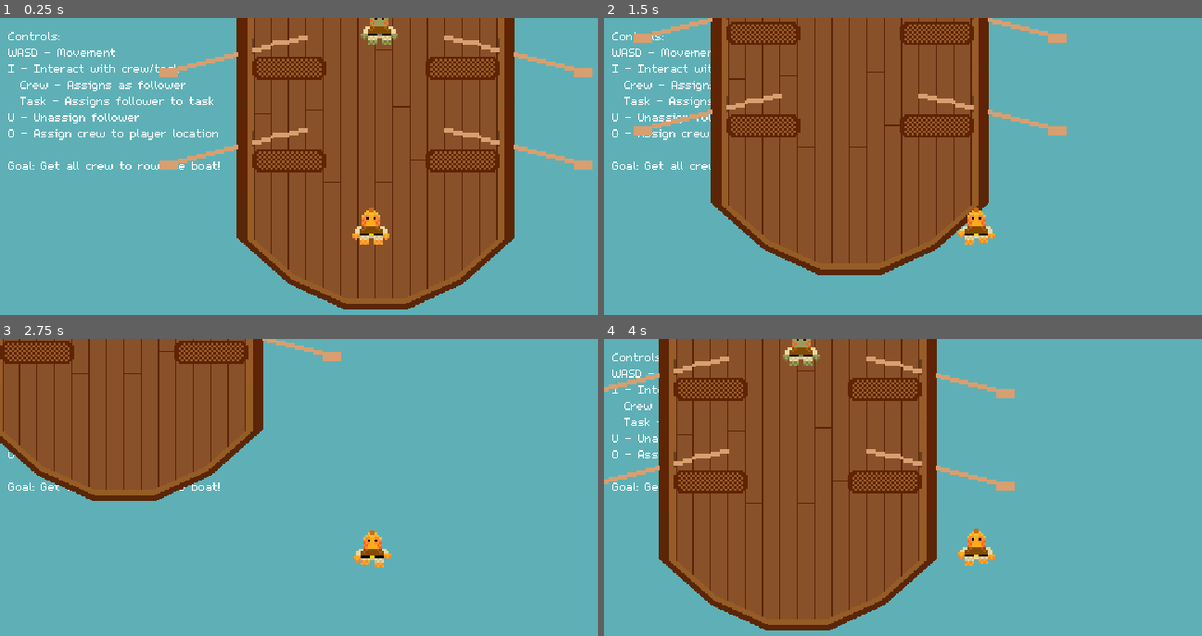
Above: before the commit, frames 1-4 (two rows, left to right).
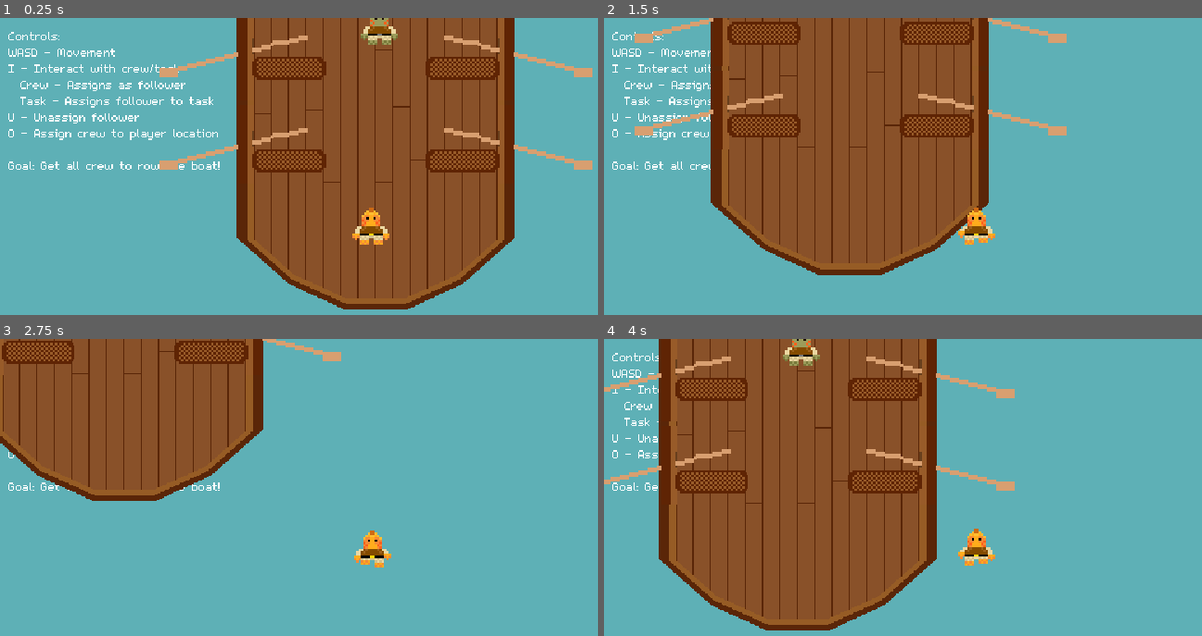
Above: after the commit, the same moments.

Repository: Splashy-Inc/splish-splashisson
Game: Godot game, scene res://Scenes/playground.tscn
Two runs of this game, one before a commit and one after it. Both use one fixed random seed, a clock stepped at 60 frames per second and the inputs below.
Inputs:
- Up to frame 1 (0.25 s): no input
- Up to frame 2 (1.5 s): tap Enter at 0.5 s; hold D (right) 0.53-1.28 s; tap I (interact) at 0.6 s; hold S (down) from 1.28 s (still down); tap O (location) at 1.35 s
- Up to frame 3 (2.75 s): release S (down) at 2.03 s; hold D (right) from 2.03 s (still down); tap I (interact) at 2.1 s
- Up to frame 4 (4 s): release D (right) at 2.78 s; hold W (up) 2.78-3.53 s; tap O (location) at 2.85 s; hold A (left) from 3.53 s (still down); tap I (interact) at 3.6 s

The runs differ from the first frame. In frame 2, 0.8% of the frame differs, in the area x 4-33%, y 0-45%; in frame 3, 0.4%; in frame 4, 1.2%, in the area x 0-24%, y 0-56%.

Commit message:
Create boat scene and components
Statically defined right now, will make it modular in future commits

Diff:
--- /dev/null
+++ b/Scenes/boat.tscn
@@ -0,0 +1,21 @@
+[gd_scene load_steps=4 format=3 uid="uid://ptto4146phwg"]
+
+[ext_resource type="PackedScene" uid="uid://c0wkpqqx3mqf0" path="res://Scenes/bow.tscn" id="1_17osx"]
+[ext_resource type="PackedScene" uid="uid://ccika7v5l27ew" path="res://Scenes/deck.tscn" id="2_kxpgr"]
+[ext_resource type="PackedScene" uid="uid://rdtpfywwpj45" path="res://Scenes/stern.tscn" id="3_701t0"]
+
+[node name="Boat" type="Node2D"]
+
+[node name="BowSlot" type="Node2D" parent="."]
+position = Vector2(0, -120)
+
+[node name="Bow" parent="BowSlot" instance=ExtResource("1_17osx")]
+
+[node name="DeckSlot" type="Node2D" parent="."]
+
+[node name="Deck" parent="DeckSlot" instance=ExtResource("2_kxpgr")]
+
+[node name="SternSlot" type="Node2D" parent="."]
+position = Vector2(0, 120)
+
+[node name="Stern" parent="SternSlot" instance=ExtResource("3_701t0")]
--- /dev/null
+++ b/Scenes/bow.tscn
@@ -0,0 +1,8 @@
+[gd_scene load_steps=2 format=3 uid="uid://c0wkpqqx3mqf0"]
+
+[ext_resource type="Texture2D" uid="uid://bg62n7s5j2exq" path="res://Art/ShipTiles/ShipBow.png" id="1_45f1j"]
+
+[node name="Bow" type="Node2D"]
+
+[node name="Sprite2D" type="Sprite2D" parent="."]
+texture = ExtResource("1_45f1j")
--- /dev/null
+++ b/Scenes/deck.tscn
@@ -0,0 +1,33 @@
+[gd_scene load_steps=3 format=3 uid="uid://ccika7v5l27ew"]
+
+[ext_resource type="Texture2D" uid="uid://dl2iyrtq3rdcy" path="res://Art/ShipTiles/ShipMiddle.png" id="1_146gp"]
+[ext_resource type="PackedScene" uid="uid://bh2fvow0in3wk" path="res://Scenes/rowing_task.tscn" id="2_lgf02"]
+
+[node name="Deck" type="Node2D"]
+
+[node name="Sprite2D" type="Sprite2D" parent="."]
+texture = ExtResource("1_146gp")
+
+[node name="Tasks" type="Node2D" parent="."]
+
+[node name="TopLeftSlot" type="Node2D" parent="Tasks"]
+position = Vector2(-75, -40)
+scale = Vector2(-1, 1)
+
+[node name="RowingTask3" parent="Tasks/TopLeftSlot" instance=ExtResource("2_lgf02")]
+
+[node name="TopRightSlot" type="Node2D" parent="Tasks"]
+position = Vector2(75, -40)
+
+[node name="RowingTask" parent="Tasks/TopRightSlot" instance=ExtResource("2_lgf02")]
+
+[node name="BottomLeftSlot" type="Node2D" parent="Tasks"]
+position = Vector2(-75, 40)
+scale = Vector2(-1, 1)
+
+[node name="RowingTask4" parent="Tasks/BottomLeftSlot" instance=ExtResource("2_lgf02")]
+
+[node name="BottomRightSlot" type="Node2D" parent="Tasks"]
+position = Vector2(75, 40)
+
+[node name="RowingTask2" parent="Tasks/BottomRightSlot" instance=ExtResource("2_lgf02")]
--- a/Scenes/playground.tscn
+++ b/Scenes/playground.tscn
@@ -1,13 +1,10 @@
-[gd_scene load_steps=10 format=3 uid="uid://byk8jyx3r65e2"]
+[gd_scene load_steps=7 format=3 uid="uid://byk8jyx3r65e2"]
 
 [ext_resource type="Texture2D" uid="uid://v8dy2ved6iwm" path="res://Art/BG/WaterBackground.png" id="1_e04j1"]
 [ext_resource type="PackedScene" uid="uid://djyibeaauqw2f" path="res://Scenes/crew_member.tscn" id="1_tnbfu"]
 [ext_resource type="PackedScene" uid="uid://je3j0pd8ickv" path="res://Scenes/splish.tscn" id="1_vcfar"]
-[ext_resource type="Texture2D" uid="uid://bg62n7s5j2exq" path="res://Art/ShipTiles/ShipBow.png" id="2_12uad"]
 [ext_resource type="Script" path="res://Scenes/game_camera.gd" id="2_gusxx"]
-[ext_resource type="Texture2D" uid="uid://dl2iyrtq3rdcy" path="res://Art/ShipTiles/ShipMiddle.png" id="3_1cslk"]
-[ext_resource type="Texture2D" uid="uid://ct0gilfhdq48q" path="res://Art/ShipTiles/ShipStern.png" id="4_42esw"]
-[ext_resource type="PackedScene" uid="uid://bh2fvow0in3wk" path="res://Scenes/rowing_task.tscn" id="4_jb6lg"]
+[ext_resource type="PackedScene" uid="uid://ptto4146phwg" path="res://Scenes/boat.tscn" id="2_twya3"]
 
 [sub_resource type="LabelSettings" id="LabelSettings_qe181"]
 line_spacing = 1.0
@@ -38,39 +35,8 @@
 Goal: Get all crew to row the boat!"
 label_settings = SubResource("LabelSettings_qe181")
 
-[node name="Boat" type="Node2D" parent="."]
+[node name="Boat" parent="." instance=ExtResource("2_twya3")]
 position = Vector2(320, 180)
-
-[node name="Hull" type="Node2D" parent="Boat"]
-
-[node name="Bow" type="Sprite2D" parent="Boat/Hull"]
-position = Vector2(0, -120)
-texture = ExtResource("2_12uad")
-
-[node name="Deck" type="Sprite2D" parent="Boat/Hull"]
-texture = ExtResource("3_1cslk")
-
-[node name="Stern" type="Sprite2D" parent="Boat/Hull"]
-position = Vector2(0, 120)
-texture = ExtResource("4_42esw")
-
-[node name="Tasks" type="Node2D" parent="Boat"]
-
-[node name="RowingTask" parent="Boat/Tasks" instance=ExtResource("4_jb6lg")]
-position = Vector2(75, -40)
-
-[node name="RowingTask2" parent="Boat/Tasks" instance=ExtResource("4_jb6lg")]
-position = Vector2(75, 40)
-
-[node name="RowingTask3" parent="Boat/Tasks" instance=ExtResource("4_jb6lg")]
-position = Vector2(-75, -40)
-rotation = -3.14159
-scale = Vector2(1, -1)
-
-[node name="RowingTask4" parent="Boat/Tasks" instance=ExtResource("4_jb6lg")]
-position = Vector2(-75, 40)
-rotation = -3.14159
-scale = Vector2(1, -1)
 
 [node name="CrewMember" parent="." instance=ExtResource("1_tnbfu")]
 position = Vector2(380, 71)
--- /dev/null
+++ b/Scenes/stern.tscn
@@ -0,0 +1,8 @@
+[gd_scene load_steps=2 format=3 uid="uid://rdtpfywwpj45"]
+
+[ext_resource type="Texture2D" uid="uid://ct0gilfhdq48q" path="res://Art/ShipTiles/ShipStern.png" id="1_kfflb"]
+
+[node name="Stern" type="Node2D"]
+
+[node name="Sprite2D" type="Sprite2D" parent="."]
+texture = ExtResource("1_kfflb")
